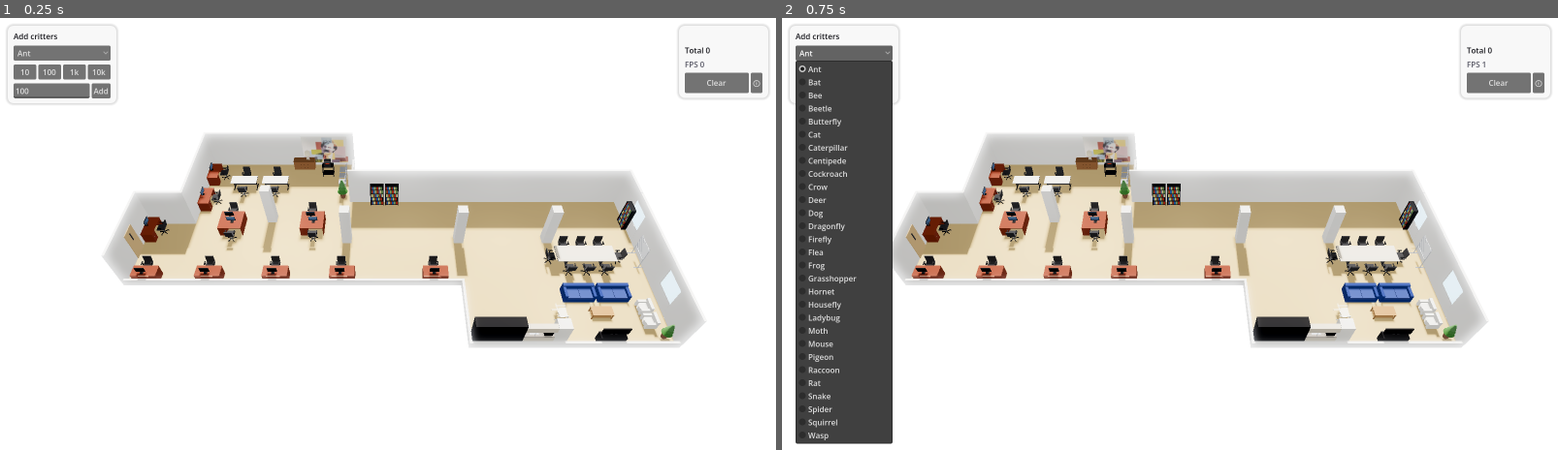
Above: before the commit, frames 1-2 (left to right).
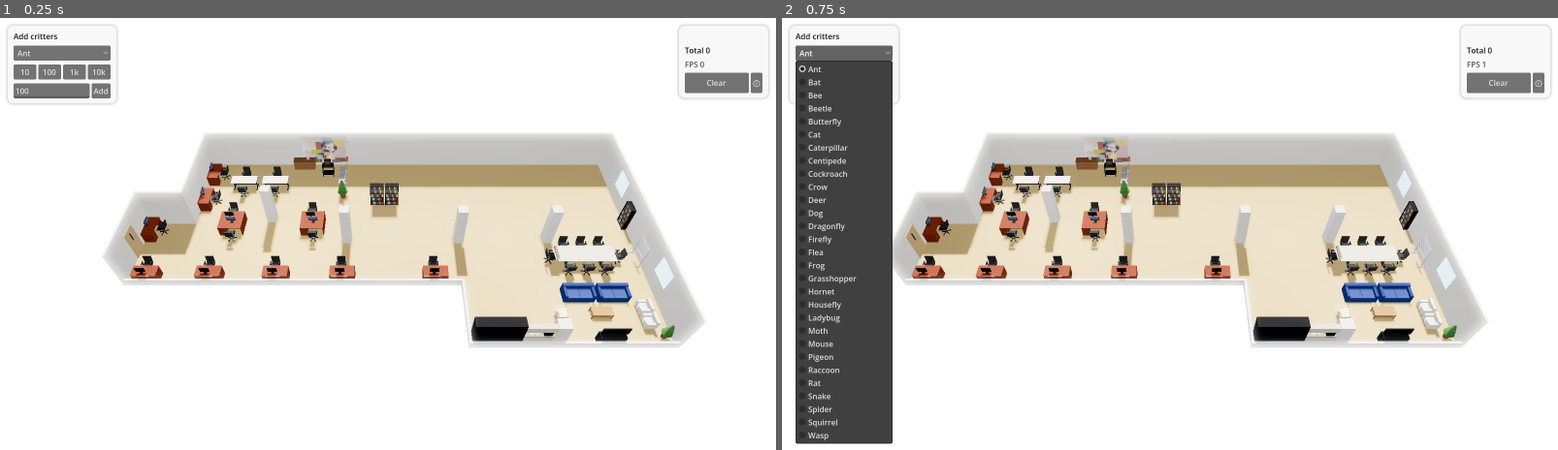
Above: after the commit, the same moments.

Repository: wasianp0wer/bugs-in-my-chnm-its-more-likely-than-you-think
Game: Godot game, scene res://scenes/main.tscn
Same seed, same stepped clock (60 frames per second), same inputs: the game is played once before the commit and once after it.
Inputs:
- Up to frame 1 (0.25 s): no input
- Up to frame 2 (0.75 s): click "Ant" at 0.5 s

The runs differ from the first frame. In frame 1, 7.4% of the frame differs, in the area x 44-88%, y 26-67%; in frame 2, 7.4%.

Commit message:
feat(room): flatten the back wall to z = 0 (band rect extends north)
Outline goes to 8 vertices; exterior edges [2, 3], doors on edges 6 and 7.
The mural is anchored to RoomData.MURAL_EAST_X so it stays at x 9.55-12.8.
Motion and collision tests use RoomData.RECTS instead of inline rects.

Co-Authored-By: Claude Opus 5.5 <noreply@anthropic.com>

Diff:
--- a/sim/scripts/room/room_builder.gd
+++ b/sim/scripts/room/room_builder.gd
@@ -171,12 +171,13 @@
 	var glow := _mat("pane", Color("a9d8f5"), true)
 	_box(parent, "Pane_%d" % i, Vector3(o.u0, o.y0, THICK * 0.5 - 0.01), Vector3(o.u1, o.y1, THICK * 0.5 + 0.01), glow, false)
 
-## The Roy Rosenzweig mural: a textured quad on the wall's inner face, toward the east end.
+## The Roy Rosenzweig mural: a textured quad on the wall's inner face, its east end
+## MURAL_RIGHT_GAP west of RoomData.MURAL_EAST_X.
 ## The wall's local +z points outward, so the quad is placed in world space and converted.
 static func _add_mural(parent: Node3D, wall: Node3D) -> void:
 	var tex := load(MURAL_TEX) as Texture2D
 	var w := MURAL_H * float(tex.get_width()) / tex.get_height()
-	var east := maxf(RoomData.OUTLINE[RoomData.MURAL_EDGE].x, RoomData.OUTLINE[(RoomData.MURAL_EDGE + 1) % RoomData.OUTLINE.size()].x)
+	var east := RoomData.MURAL_EAST_X
 	var wall_z := RoomData.OUTLINE[RoomData.MURAL_EDGE].y
 	var centre := Vector3(east - MURAL_RIGHT_GAP - w * 0.5, MURAL_BOTTOM + MURAL_H * 0.5, wall_z + MURAL_OFFSET)
 	var mat := StandardMaterial3D.new()
--- a/sim/scripts/room/room_data.gd
+++ b/sim/scripts/room/room_data.gd
@@ -4,16 +4,17 @@
 const RECTS: Array[Rect2] = [
 	Rect2(0.0, 5.9, 2.9, 4.8),     # 461 notch (west, by pantry)
 	Rect2(2.9, 0.0, 10.2, 10.7),   # 462/472 block
-	Rect2(13.1, 3.9, 18.4, 6.8),   # 479/470/478 band
+	Rect2(13.1, 0.0, 18.4, 10.7),  # 479/470/478 band (back wall flattened to z = 0, Task 15)
 	Rect2(20.3, 10.7, 11.2, 4.1),  # SE extension (470/478 lower)
 ]
 # Outline, clockwise from the notch's NW corner
 const OUTLINE: PackedVector2Array = [
-	Vector2(0,5.9), Vector2(2.9,5.9), Vector2(2.9,0), Vector2(13.1,0),
-	Vector2(13.1,3.9), Vector2(31.5,3.9), Vector2(31.5,14.8), Vector2(20.3,14.8),
-	Vector2(20.3,10.7), Vector2(0,10.7)]
-const EXTERIOR_EDGES := [2, 5]   # OUTLINE edge i = OUTLINE[i]→OUTLINE[i+1]: north of 462/472, east of 478
+	Vector2(0,5.9), Vector2(2.9,5.9), Vector2(2.9,0), Vector2(31.5,0),
+	Vector2(31.5,14.8), Vector2(20.3,14.8), Vector2(20.3,10.7), Vector2(0,10.7)]
+const EXTERIOR_EDGES := [2, 3]   # OUTLINE edge i = OUTLINE[i]→OUTLINE[i+1]: north back wall, east of 478
 const MURAL_EDGE := 2
+## The mural's east end anchor on the back wall (the old 462/472 corner); fixed, not the edge's end.
+const MURAL_EAST_X := 13.1
 const COLUMNS: Array[Vector2] = [Vector2(8.0,5.5), Vector2(13.1,7.3), Vector2(20.3,7.3), Vector2(26.0,7.3)]
 const COLUMN_SIZE := 0.6
-const DOORS := [ {"edge": 8, "center": 16.5}, {"edge": 9, "center": 8.3} ]  # edge index, coordinate along that edge's axis
+const DOORS := [ {"edge": 6, "center": 16.5}, {"edge": 7, "center": 8.3} ]  # edge index, coordinate along that edge's axis
--- a/sim/tests/room/test_room_builder.gd
+++ b/sim/tests/room/test_room_builder.gd
@@ -48,11 +48,11 @@
 	assert_almost_eq(max_z, 0.0, 0.001)
 
 func test_two_plain_windows_on_east_wall() -> void:
-	var n5 := 0
-	for m in _meshes(room.get_node("Wall_5/Full")):
+	var n3 := 0
+	for m in _meshes(room.get_node("Wall_3/Full")):
 		if String(m.name).begins_with("Pane"):
-			n5 += 1
-	assert_eq(n5, 2)
+			n3 += 1
+	assert_eq(n3, 2)
 
 func test_no_window_panes_on_edge_2() -> void:
 	for m in _meshes(room.get_node("Wall_2")):
@@ -76,6 +76,12 @@
 	assert_gte(bb.position.x, 2.9)
 	assert_lte(bb.end.x, 13.1)
 	assert_almost_eq(bb.size.x / bb.size.y, float(tex.get_width()) / tex.get_height(), 0.01 * tex.get_width() / tex.get_height())
+
+## Flattening the back wall extends edge 2 to x = 31.5; the mural must not slide with it.
+func test_mural_position_unchanged() -> void:
+	var bb := _aabb_of(room.get_node("Wall_2/Full/Mural") as MeshInstance3D)
+	assert_almost_eq(bb.position.x, 9.55, 0.02)
+	assert_almost_eq(bb.end.x, 12.8, 0.02)
 
 func test_mural_faces_room_unmirrored() -> void:
 	var mural := room.get_node("Wall_2/Full/Mural") as MeshInstance3D
@@ -111,9 +117,9 @@
 	assert_almost_eq(env.glow_hdr_threshold, 1.0, 0.0001)
 
 func test_cutaway_toggles() -> void:
-	Cutaway.apply(room, PackedInt32Array([2, 5]))
+	Cutaway.apply(room, PackedInt32Array([2, 3]))
 	for i in RoomData.OUTLINE.size():
-		var f := i == 2 or i == 5
+		var f := i == 2 or i == 3
 		assert_eq((room.get_node("Wall_%d/Full" % i) as Node3D).visible, not f, "full %d" % i)
 		assert_eq((room.get_node("Wall_%d/Stub" % i) as Node3D).visible, f, "stub %d" % i)
 
--- a/sim/tests/room/test_room_geometry.gd
+++ b/sim/tests/room/test_room_geometry.gd
@@ -1,13 +1,13 @@
 extends GutTest
 
 func test_contains_points() -> void:
-	for p in [Vector2(1, 8), Vector2(5, 1), Vector2(20, 5), Vector2(30, 14)]:
+	for p in [Vector2(1, 8), Vector2(5, 1), Vector2(20, 5), Vector2(30, 14), Vector2(20, 1), Vector2(30, 0.5)]:
 		assert_true(RoomGeometry.contains_xz(p), "inside %s" % p)
 	for p in [Vector2(1, 1), Vector2(20, 13), Vector2(32, 5), Vector2(15, 12), Vector2(-0.1, 8)]:
 		assert_false(RoomGeometry.contains_xz(p), "outside %s" % p)
 
 func test_area() -> void:
-	assert_almost_eq(RoomGeometry.area(), 294.0, 1.0)
+	assert_almost_eq(RoomGeometry.area(), 365.9, 1.0)
 	var pts := RoomData.OUTLINE
 	var s := 0.0
 	for i in pts.size():
@@ -15,6 +15,22 @@
 		var b := pts[(i + 1) % pts.size()]
 		s += a.x * b.y - b.x * a.y
 	assert_almost_eq(absf(s) / 2.0, RoomGeometry.area(), 0.01)
+
+## The user's request: the back wall is one straight wall, no alcove.
+func test_back_wall_is_flat() -> void:
+	var on_z0: Array[Dictionary] = []
+	for w in RoomGeometry.walls():
+		if is_equal_approx(w.a.y, 0.0) and is_equal_approx(w.b.y, 0.0):
+			on_z0.append(w)
+	assert_eq(on_z0.size(), 1, "walls on z = 0")
+	if on_z0.size() == 1:
+		var w: Dictionary = on_z0[0]
+		assert_almost_eq(minf(w.a.x, w.b.x), 2.9, 0.001)
+		assert_almost_eq(maxf(w.a.x, w.b.x), 31.5, 0.001)
+		assert_eq(w.index, RoomData.MURAL_EDGE)
+
+func test_doors_on_named_edges() -> void:
+	assert_eq(RoomData.DOORS, [{"edge": 6, "center": 16.5}, {"edge": 7, "center": 8.3}])
 
 func test_bounds() -> void:
 	assert_true(RoomGeometry.bounds().is_equal_approx(Rect2(0, 0, 31.5, 14.8)))
@@ -34,7 +50,7 @@
 	for w in RoomGeometry.walls():
 		if w.exterior:
 			ext.append(w.index)
-	assert_eq(ext, [2, 5] as Array[int])
+	assert_eq(ext, [2, 3] as Array[int])
 	var w2: Dictionary = RoomGeometry.walls()[2]
 	assert_eq(w2.a.y, 0.0)
 	assert_eq(w2.b.y, 0.0)
@@ -127,5 +143,5 @@
 func test_walls_facing_camera() -> void:
 	var f := RoomGeometry.walls_facing_camera(Vector3(15, 10, -20))
 	assert_true(f.has(2))
-	assert_false(f.has(8))
-	assert_false(f.has(9))
+	assert_false(f.has(6))
+	assert_false(f.has(7))
--- a/sim/tests/sim/test_collision_world.gd
+++ b/sim/tests/sim/test_collision_world.gd
@@ -1,11 +1,6 @@
 extends GutTest
 
-const RECTS: Array[Rect2] = [
-	Rect2(0.0, 5.9, 2.9, 4.8),
-	Rect2(2.9, 0.0, 10.2, 10.7),
-	Rect2(13.1, 3.9, 18.4, 6.8),
-	Rect2(20.3, 10.7, 11.2, 4.1),
-]
+const RECTS: Array[Rect2] = RoomData.RECTS
 
 func _world() -> CollisionWorld:
 	var boxes: Array[AABB] = [AABB(Vector3(15, 0, 5), Vector3(1.5, 0.75, 0.75))]
--- a/sim/tests/sim/test_motion_rules.gd
+++ b/sim/tests/sim/test_motion_rules.gd
@@ -1,11 +1,6 @@
 extends GutTest
 
-const RECTS: Array[Rect2] = [
-	Rect2(0.0, 5.9, 2.9, 4.8),
-	Rect2(2.9, 0.0, 10.2, 10.7),
-	Rect2(13.1, 3.9, 18.4, 6.8),
-	Rect2(20.3, 10.7, 11.2, 4.1),
-]
+const RECTS: Array[Rect2] = RoomData.RECTS
 # body_length_m 0 = clearance 0: point animals, so these tests keep their original meaning.
 const FLEA := {"motion": "hopper", "speed_mps": 0.5, "hop_height_m": 0.2, "body_length_m": 0.0}
 const FLYER := {"motion": "flyer", "speed_mps": 1.5, "hop_height_m": 0.0, "body_length_m": 0.0}
--- a/sim/tests/test_main.gd
+++ b/sim/tests/test_main.gd
@@ -36,8 +36,8 @@
 func test_cutaway_initial_view_stubs_south_walls() -> void:
 	var m := _main()
 	await wait_process_frames(2)
-	assert_true(_stubbed(m, 8), "south wall faces the default camera")
-	assert_false(_stubbed(m, 2), "north window wall stays full")
+	assert_true(_stubbed(m, 6), "south wall faces the default camera")
+	assert_false(_stubbed(m, 2), "north mural wall stays full")
 
 func test_cutaway_follows_camera() -> void:
 	var m := _main()
@@ -45,7 +45,7 @@
 	var c := RoomGeometry.bounds().get_center()
 	m.camera.set_view(Vector3(c.x, 0.5, c.y), PI, deg_to_rad(50.0), 30.0)  # north of the room
 	assert_true(_stubbed(m, 2), "north wall stubbed")
-	assert_false(_stubbed(m, 8), "south wall back to full height")
+	assert_false(_stubbed(m, 6), "south wall back to full height")
 
 func test_credits_loads() -> void:
 	var m := _main()
